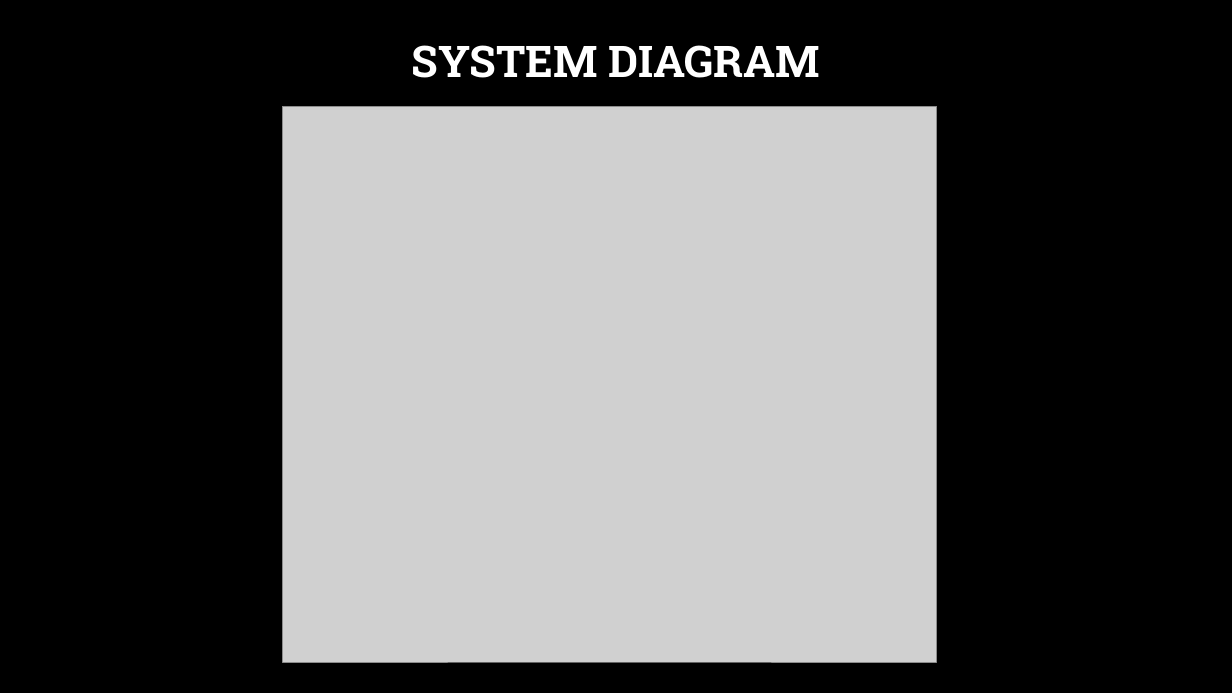
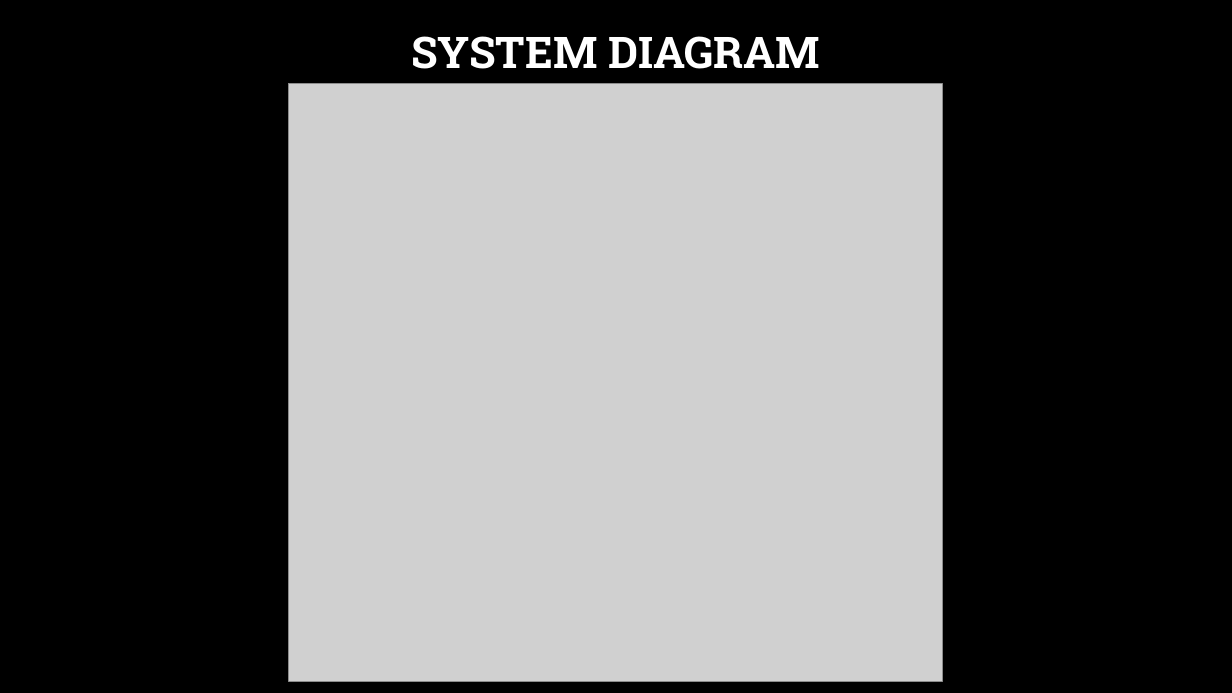
Before and after one commit to aimanahmedmoin1997/FinalYearProject, a slide deck: slide 11 of Kaavish Evaluation I/Evaluation I.pptx. Drawn at 1232x693 pixels with LibreOffice and Linux fonts; fonts in the diff are those of the drawing; grey boxes stand for pictures; background and template pictures are left out. Boxes give left, top, right and bottom in pixels: in the first picture for what was removed or moved away, otherwise in the second. Text is boxed around its words. In the diff, an @@ line names an element or a change of style, - is before the commit and + after.

Commit message:
Added final System diagram and updated Evaluation ppt

```diff
--- a/Kaavish Evaluation I/Evaluation I.pptx
+++ b/Kaavish Evaluation I/Evaluation I.pptx
@@ title "SYSTEM DIAGRAM": place and size @@
-title "SYSTEM DIAGRAM" at <box>412,45,820,78</box>
+title "SYSTEM DIAGRAM" at <box>411,36,820,69</box>
@@ picture: place and size @@
-picture at <box>283,106,936,662</box>
+picture at <box>288,84,943,682</box>
```
Also in this commit, not shown: 1 other file.
